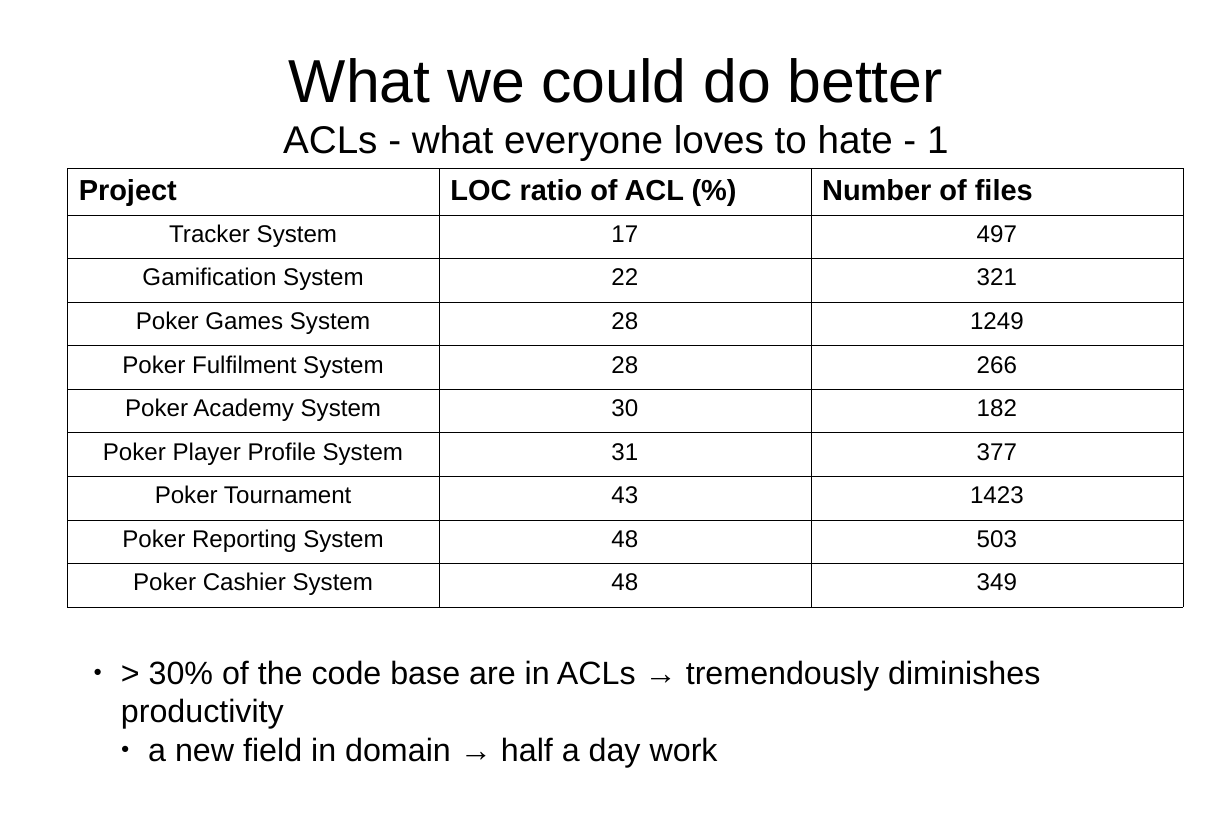
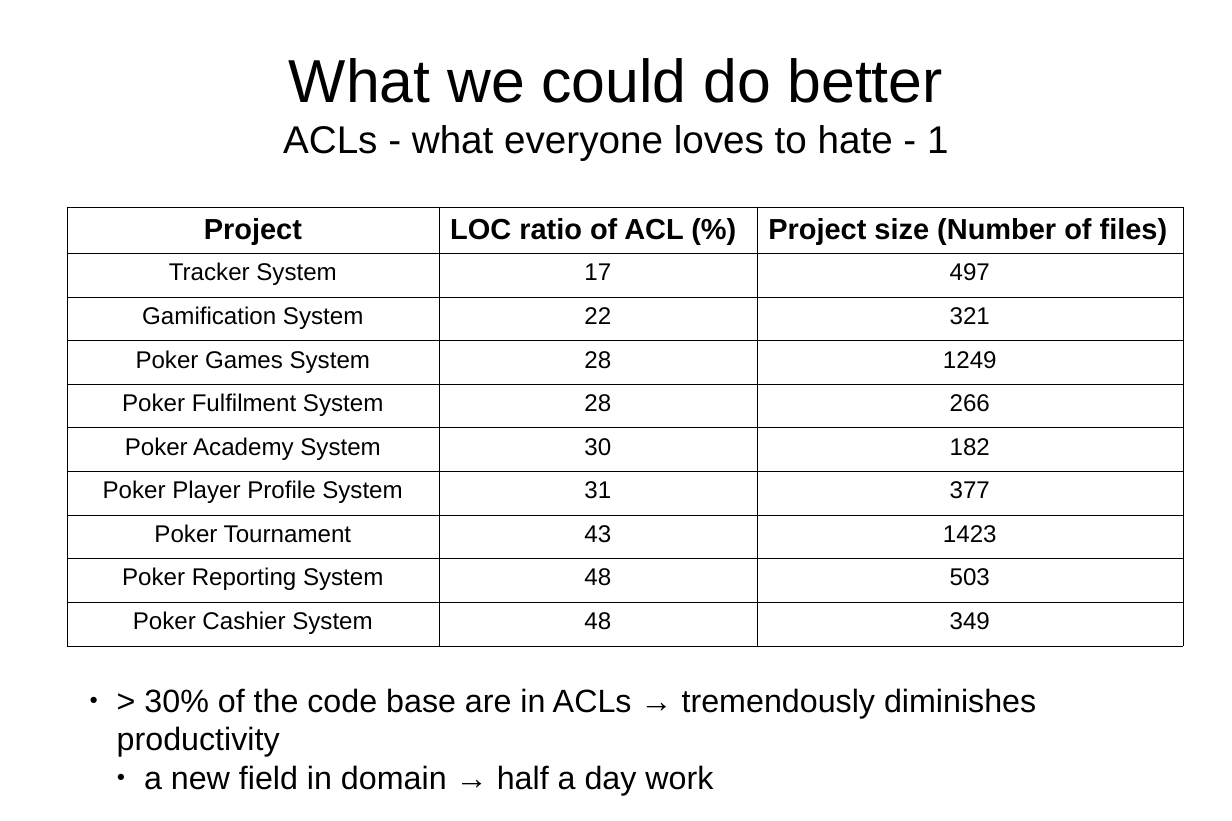
Before and after one commit to matemagyari/principle, a slide deck: slide 7 of DDDInPoker.odp. Drawn at 1232x821 pixels with LibreOffice and Linux fonts; fonts in the diff are those of the drawing. Boxes give left, top, right and bottom in pixels: in the first picture for what was removed or moved away, otherwise in the second. Text is boxed around its words. In the diff, an @@ line names an element or a change of style, - is before the commit and + after.

```diff
--- a/DDDInPoker.odp
+++ b/DDDInPoker.odp
@@ table at (x1=67, y1=207, x2=1183, y2=644) @@
-row 1, column 3: Number of files
+row 1, column 3: Project size (Number of files)
@@ alignment left to centre @@
@@ table moved from (x1=67, y1=168, x2=1183, y2=605) to (x1=67, y1=207, x2=1183, y2=644) @@
@@ text "> 30% of the code ..." moved from (x1=121, y1=660, x2=1040, y2=767) to (x1=117, y1=688, x2=1036, y2=795) @@
```
Also in this commit, not shown: 4 other slides changed, 6 slides added.
